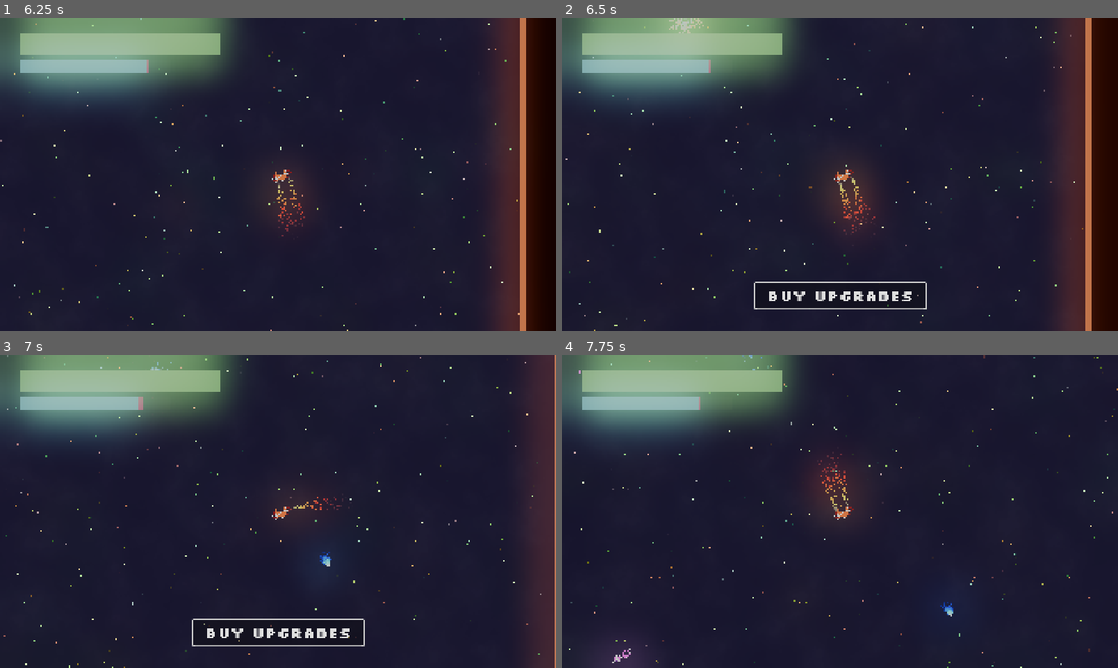
Above: before the commit, frames 1-4 (two rows, left to right).
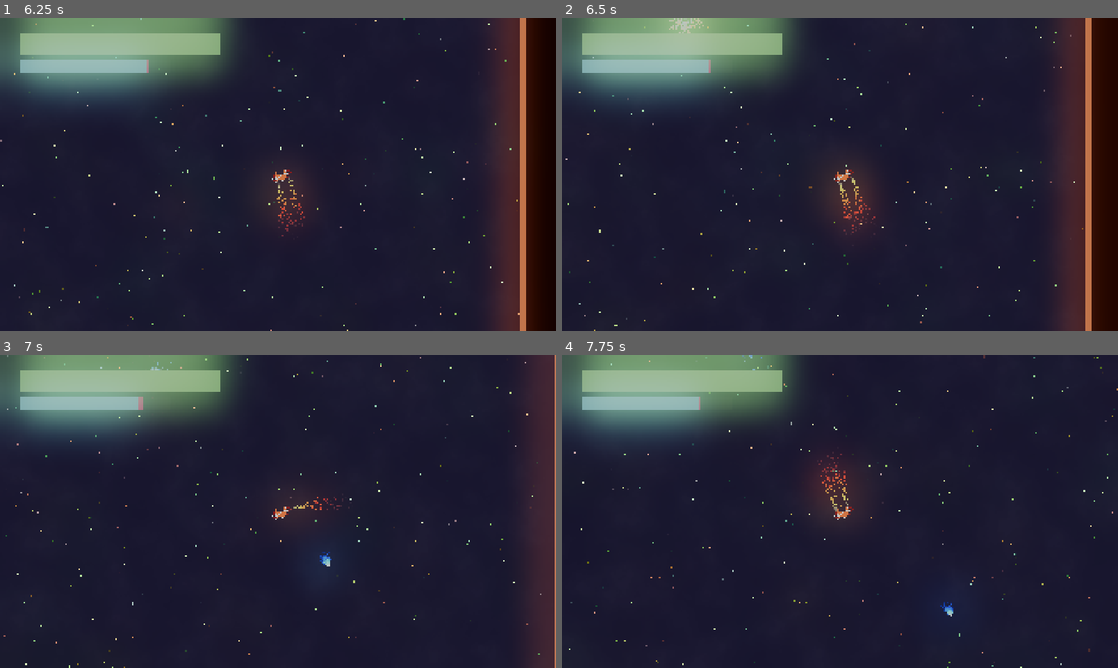
Above: after the commit, the same moments.

Repository: Lunix-420/OrbitOfPain
Game: Godot game, scene res://scenes/world/World.tscn
The game is run twice, just before and just after one commit, with the same random seed, the same clock (stepped at 60 frames per second) and the same inputs. Sound files missing from this copy of the repository are replaced by a short silence.
Inputs:
- Up to frame 1 (6.25 s): click "START" at 0.5 s; tap Enter (action_start_next_wave) at 1.25, 2.85 s; hold D (move_right) 1.28-2.03 s; hold Ctrl (action_shield) 1.28-2.03 s; hold S (move_backwards) 2.03-2.78 s; tap Space (action_shoot) at 2.1 s; hold D (move_right) 2.78-3.53 s; hold W (move_forward) 3.53-4.28 s; tap Shift (action_teleport) at 3.6 s; hold E (move_turn_ccw) 4.28-5.03 s; hold A (move_left) 4.28-5.78 s; tap Q (move_turn_cw) at 5.1 s; hold S (move_backwards) from 5.78 s (still down); hold Ctrl (action_shield) from 5.78 s (still down)
- Up to frame 2 (6.5 s): keep holding S (move_backwards); keep holding Ctrl (action_shield)
- Up to frame 3 (7 s): release S (move_backwards) at 6.53 s; release Ctrl (action_shield) at 6.53 s; hold D (move_right) from 6.53 s (still down); tap Space (action_shoot) at 6.6 s
- Up to frame 4 (7.75 s): release D (move_right) at 7.28 s; hold W (move_forward) from 7.28 s (still down); tap Enter (action_start_next_wave) at 7.35 s

Frame 1 is identical in both runs. In frame 2, 0.8% of the frame differs, in the area x 34-66%, y 84-94%; in frame 3, 0.8%; in frame 4, 0.2%.

Commit message:
feat: More waves

Diff:
--- a/scenes/gui/CanvasLayer.tscn
+++ b/scenes/gui/CanvasLayer.tscn
@@ -37,10 +37,10 @@
 position = Vector2(1920, 1460)
 
 [node name="Buy" type="Button" parent="BreakMenu"]
-offset_left = -600.0
-offset_top = 354.0
-offset_right = 600.0
-offset_bottom = 554.0
+offset_left = 400.0
+offset_top = 350.0
+offset_right = 1550.0
+offset_bottom = 550.0
 theme_override_fonts/font = ExtResource("2_v0a7o")
 theme_override_font_sizes/font_size = 100
 theme_override_styles/focus = ExtResource("3_a6jaq")
@@ -55,6 +55,26 @@
 theme_override_styles/normal_mirrored = ExtResource("3_a6jaq")
 theme_override_styles/normal = ExtResource("3_a6jaq")
 text = "Buy Upgrades"
+
+[node name="Next" type="Button" parent="BreakMenu"]
+offset_left = -1550.0
+offset_top = 350.0
+offset_right = -550.0
+offset_bottom = 550.0
+theme_override_fonts/font = ExtResource("2_v0a7o")
+theme_override_font_sizes/font_size = 100
+theme_override_styles/focus = ExtResource("3_a6jaq")
+theme_override_styles/disabled_mirrored = ExtResource("3_a6jaq")
+theme_override_styles/disabled = ExtResource("3_a6jaq")
+theme_override_styles/hover_pressed_mirrored = ExtResource("3_a6jaq")
+theme_override_styles/hover_pressed = ExtResource("3_a6jaq")
+theme_override_styles/hover_mirrored = ExtResource("3_a6jaq")
+theme_override_styles/hover = SubResource("StyleBoxFlat_ymhph")
+theme_override_styles/pressed_mirrored = ExtResource("3_a6jaq")
+theme_override_styles/pressed = ExtResource("3_a6jaq")
+theme_override_styles/normal_mirrored = ExtResource("3_a6jaq")
+theme_override_styles/normal = ExtResource("3_a6jaq")
+text = "Next Round"
 
 [node name="UpgradeMenu" type="Node2D" parent="."]
 visible = false
@@ -190,4 +210,5 @@
 metadata/_edit_use_anchors_ = true
 
 [connection signal="button_down" from="BreakMenu/Buy" to="." method="_on_buy_button_down"]
+[connection signal="button_down" from="BreakMenu/Next" to="." method="_on_next_button_down"]
 [connection signal="button_down" from="UpgradeMenu/CloseButton" to="." method="_on_closes_button_down"]
--- a/scripts/canvas_layer.gd
+++ b/scripts/canvas_layer.gd
@@ -25,6 +25,10 @@
 	upgrade_menu.visible = true
 	break_menu.visible = false
 
+func _on_next_button_down() -> void:
+	spawner.start_next_wave()
+	break_menu.visible = false
+
 #===================================================================================================
 # Spawner Events
 
--- a/scripts/spawner.gd
+++ b/scripts/spawner.gd
@@ -29,24 +29,18 @@
 					{ "scene": enemy_scene, "count": 1 }
 				]
 			},
-			#{
-				#"spawn_delay": 5.0,
-				#"enemies": [
-					#{ "scene": enemy_scene, "count": 2 }
-				#]
-			#},
-			#{
-				#"spawn_delay": 15.0,
-				#"enemies": [
-					#{ "scene": enemy_scene, "count": 3 }
-				#]
-			#},
-			#{
-				#"spawn_delay": 15.0,
-				#"enemies": [
-					#{ "scene": enemy_scene, "count": 3 }
-				#]
-			#}
+			{
+				"spawn_delay": 10.0,
+				"enemies": [
+					{ "scene": enemy_scene, "count": 2 }
+				]
+			},
+			{
+				"spawn_delay": 10.0,
+				"enemies": [
+					{ "scene": enemy_scene, "count": 3 }
+				]
+			}
 		]
 	},
 	{
@@ -58,15 +52,37 @@
 				]
 			},
 			{
-				"spawn_delay": 10.0,
+				"spawn_delay": 15.0,
+				"enemies": [
+					{ "scene": enemy_scene, "count": 6 }
+				]
+			},
+			{
+				"spawn_delay": 20.0,
 				"enemies": [
 					{ "scene": enemy_scene, "count": 7 }
 				]
+			}
+		]
+	},
+	{
+		"subwaves": [
+			{
+				"spawn_delay": 0.0,
+				"enemies": [
+					{ "scene": enemy_scene, "count": 10 }
+				]
 			},
 			{
 				"spawn_delay": 20.0,
 				"enemies": [
-					{ "scene": enemy_scene, "count": 10 }
+					{ "scene": enemy_scene, "count": 15 }
+				]
+			},
+			{
+				"spawn_delay": 30.0,
+				"enemies": [
+					{ "scene": enemy_scene, "count": 30 }
 				]
 			}
 		]
